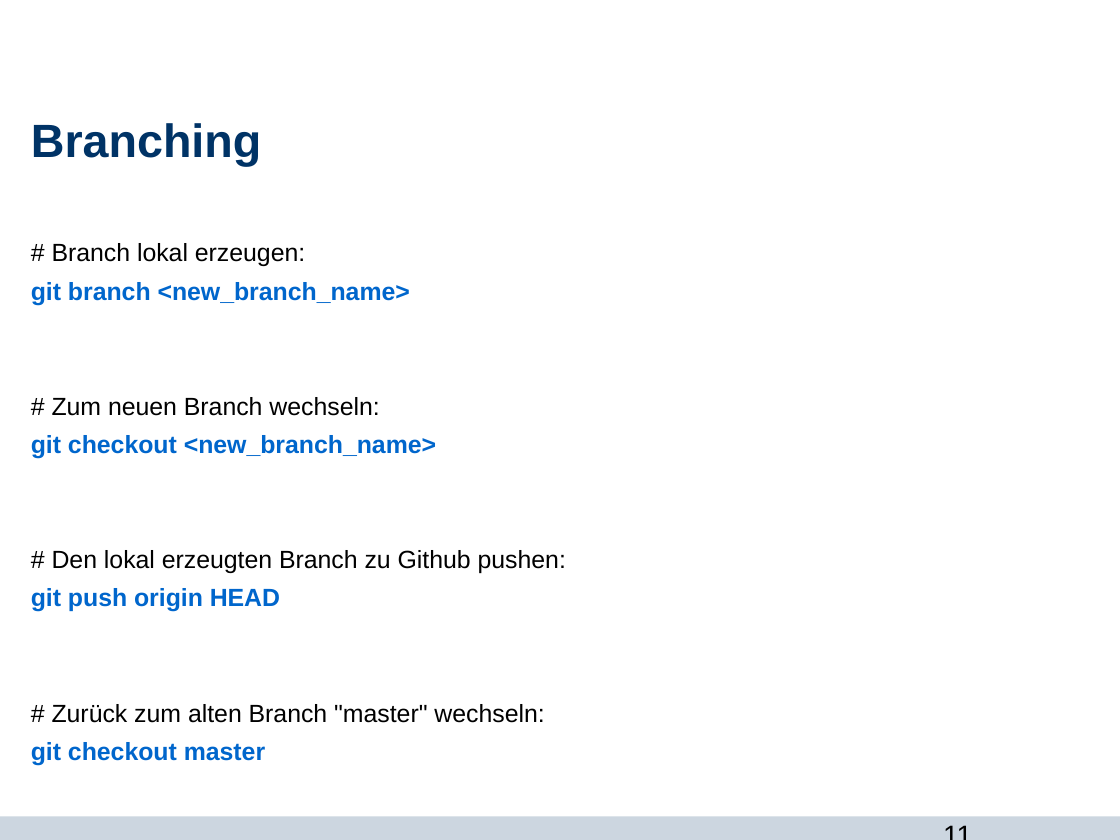
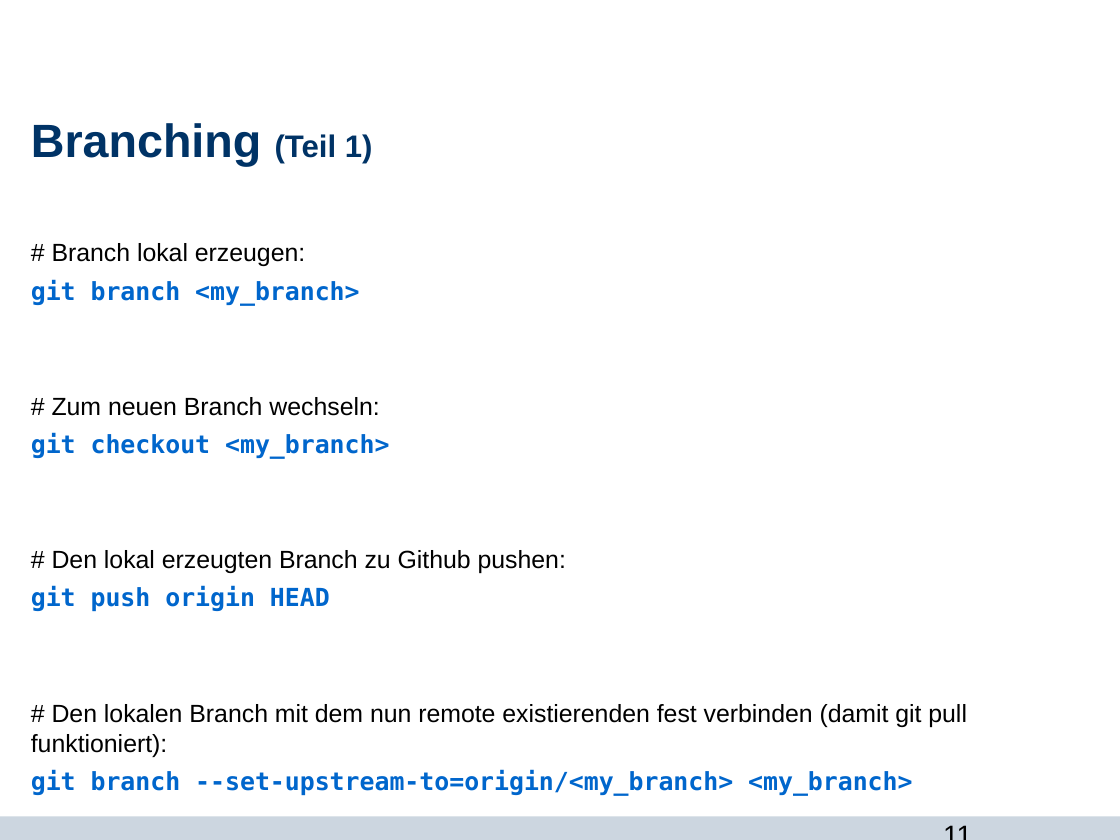
Before and after one commit to Jane333/git, a slide deck: slide 11 of git_und_du.odp. Drawn at 1120x840 pixels with LibreOffice and Linux fonts; fonts in the diff are those of the drawing; background and template pictures are left out. Boxes give left, top, right and bottom in pixels: in the first picture for what was removed or moved away, otherwise in the second. Text is boxed around its words. In the diff, an @@ line names an element or a change of style, - is before the commit and + after.

Commit message:
Branches pushen ergaenzt

```diff
--- a/git_und_du.odp
+++ b/git_und_du.odp
@@ title at (x1=31, y1=123, x2=373, y2=166): text changed @@
-Branching
+Branching (Teil 1)
@@ text at (x1=31, y1=279, x2=359, y2=306): text changed; font Arial to DejaVu Sans Mono @@
-git branch <new_branch_name>
+git branch <my_branch>
@@ text at (x1=31, y1=432, x2=389, y2=459): text changed; font Arial to DejaVu Sans Mono @@
-git checkout <new_branch_name>
+git checkout <my_branch>
@@ text at (x1=31, y1=586, x2=330, y2=612): font Arial to DejaVu Sans Mono in "git push origin HEAD" @@
@@ text at (x1=31, y1=704, x2=967, y2=796): text changed @@
-# Zurück zum alten Branch "master" wechseln:
-git checkout master
+# Den lokalen Branch mit dem nun remote existierenden fest verbinden (damit git pull funktioniert):
+git branch --set-upstream-to=origin/<my_branch> <my_branch>
```
Also in this commit, not shown: 2 other slides changed, 1 other file.
